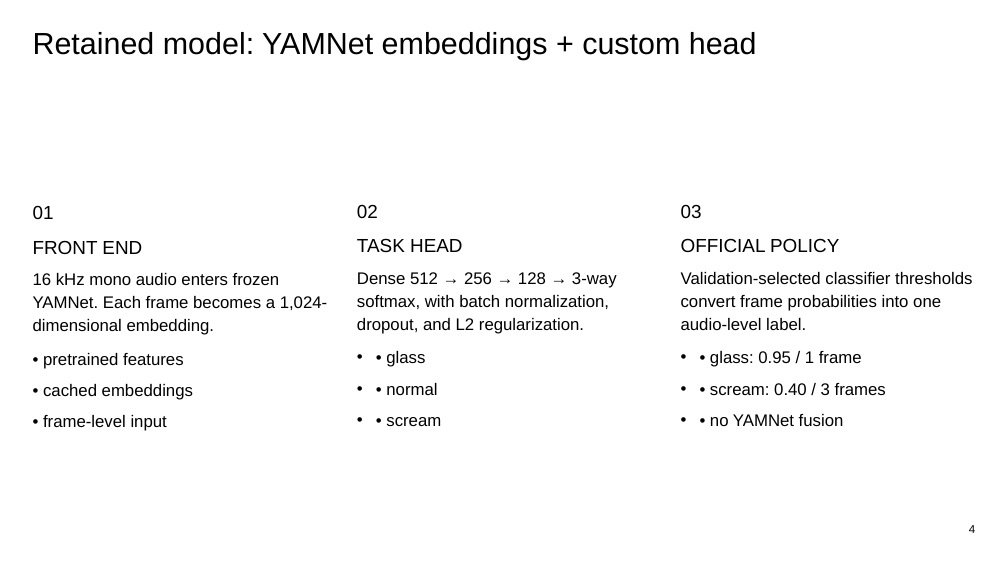
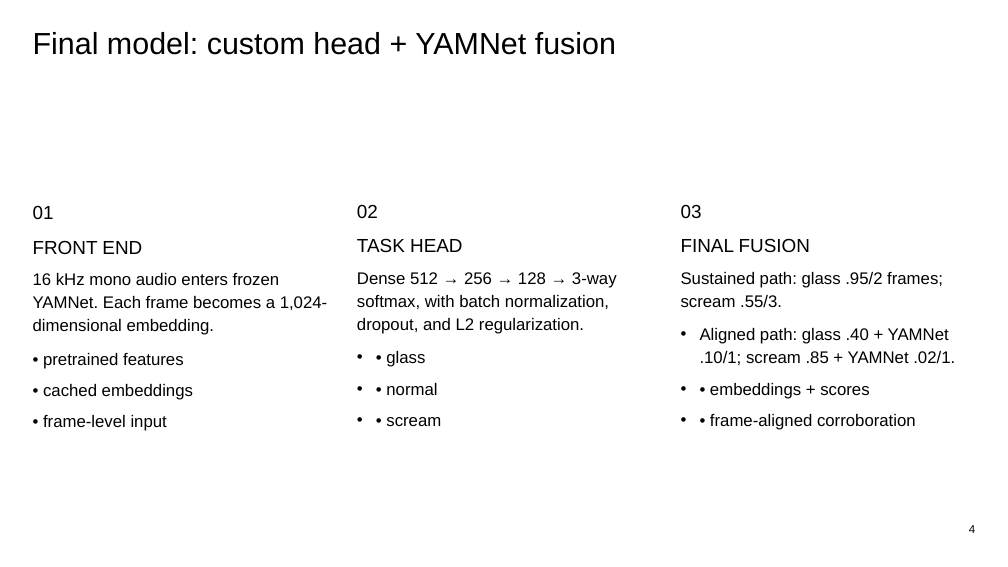
Before and after one commit to happy124210/2026-HUFS-IoT, a slide deck: slide 4 of outputs/HUFS_IoT_Final_Presentation_English.pptx. Drawn at 1008x567 pixels with LibreOffice and Linux fonts; fonts in the diff are those of the drawing. Boxes give left, top, right and bottom in pixels: in the first picture for what was removed or moved away, otherwise in the second. Text is boxed around its words. In the diff, an @@ line names an element or a change of style, - is before the commit and + after.

Commit message:
Update presentation and test results for final Fusion evaluation

```diff
--- a/outputs/HUFS_IoT_Final_Presentation_English.pptx
+++ b/outputs/HUFS_IoT_Final_Presentation_English.pptx
@@ title at box(33, 32, 616, 55): text changed @@
-Retained model: YAMNet embeddings + custom head
+Final model: custom head + YAMNet fusion
@@ text at box(681, 238, 955, 430): text changed @@
-OFFICIAL POLICY
-Validation-selected classifier thresholds convert frame probabilities into one audio-level label.
-• • glass: 0.95 / 1 frame
-• • scream: 0.40 / 3 frames
-• • no YAMNet fusion
+FINAL FUSION
+Sustained path: glass .95/2 frames; scream .55/3.
+• Aligned path: glass .40 + YAMNet .10/1; scream .85 + YAMNet .02/1.
+• • embeddings + scores
+• • frame-aligned corroboration
```
Also in this commit, not shown: 7 other slides changed, 1 slide added, 1 slide removed, 18 other files.
